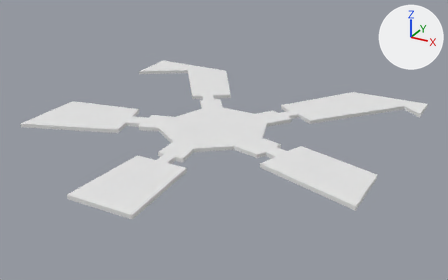
What one commit did to the FBX model Assets/3d_assets/EP_ENV_pavement.fbx.
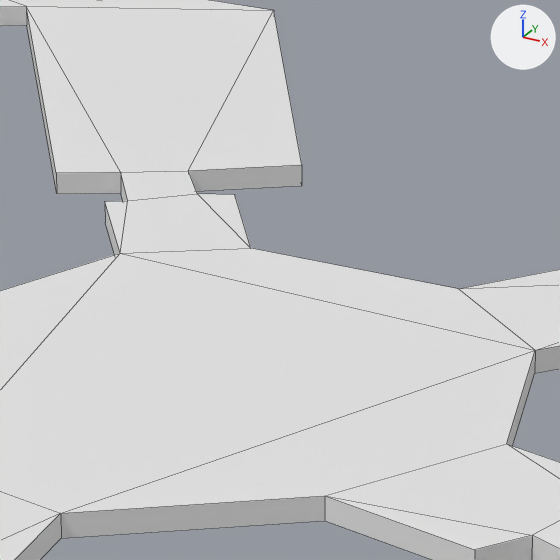
There are two pictures of each version: one whole from a 50 mm camera at (44.4, -79.6, 37.3) aimed at (1.8, -2.1, -1.4), one close up on the part from 41% to 60% of the width and 25% to 56% of the height. The lights are fixed; the arrows at upper right show +X, +Y and +Z. The close-ups show mesh edges as thin lines.
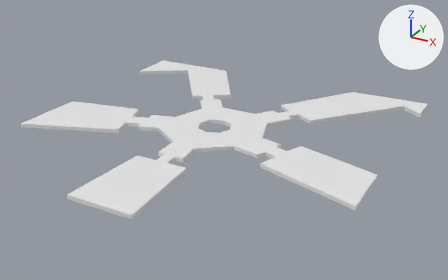
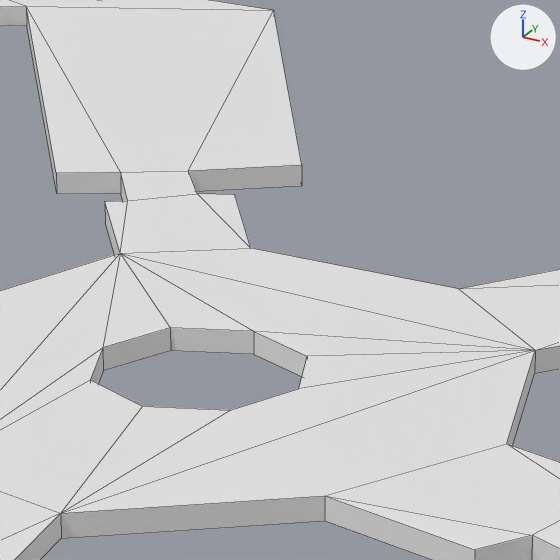
Patch to the scene script:
```diff
--- a/Assets/3d_assets/EP_ENV_pavement.fbx.py
+++ b/Assets/3d_assets/EP_ENV_pavement.fbx.py
@@ me_plane @@
 # used by ob_plane; location = (0.0, 0.0, 0.0)
-me_plane.from_pydata(...)  # 128 vertices, 107 faces; spans x -27.5..27.0, y -29.8..24.7, z -0.3..0.3
+me_plane.from_pydata(...)  # 144 vertices, 124 faces; spans x -27.5..27.0, y -29.8..24.7, z -0.3..0.3
+# me_plane part 1
+# 1 face is deleted
+# 8 vertices are added at x -2.9..2.6, y -4.3..1.2, z -0.3
+# 8 new vertices lie (0.0, 0.0, 0.6) away from vertices in x -2.9..2.6, y -4.3..1.2, z -0.3
+# 18 new faces join them
 me_plane.materials.append(mat_m_pavement)
```

Boxes (x1, y1, x2, y2) around the edits, measured in the close-ups (560 x 560 px):
part 1 of me_plane, built on
    both: (0, 253, 534, 513)
